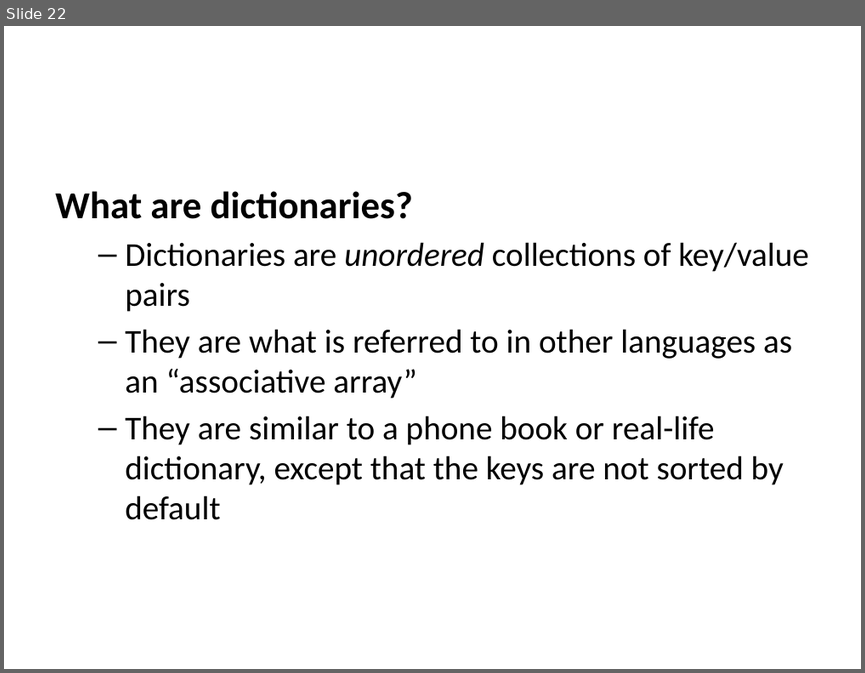
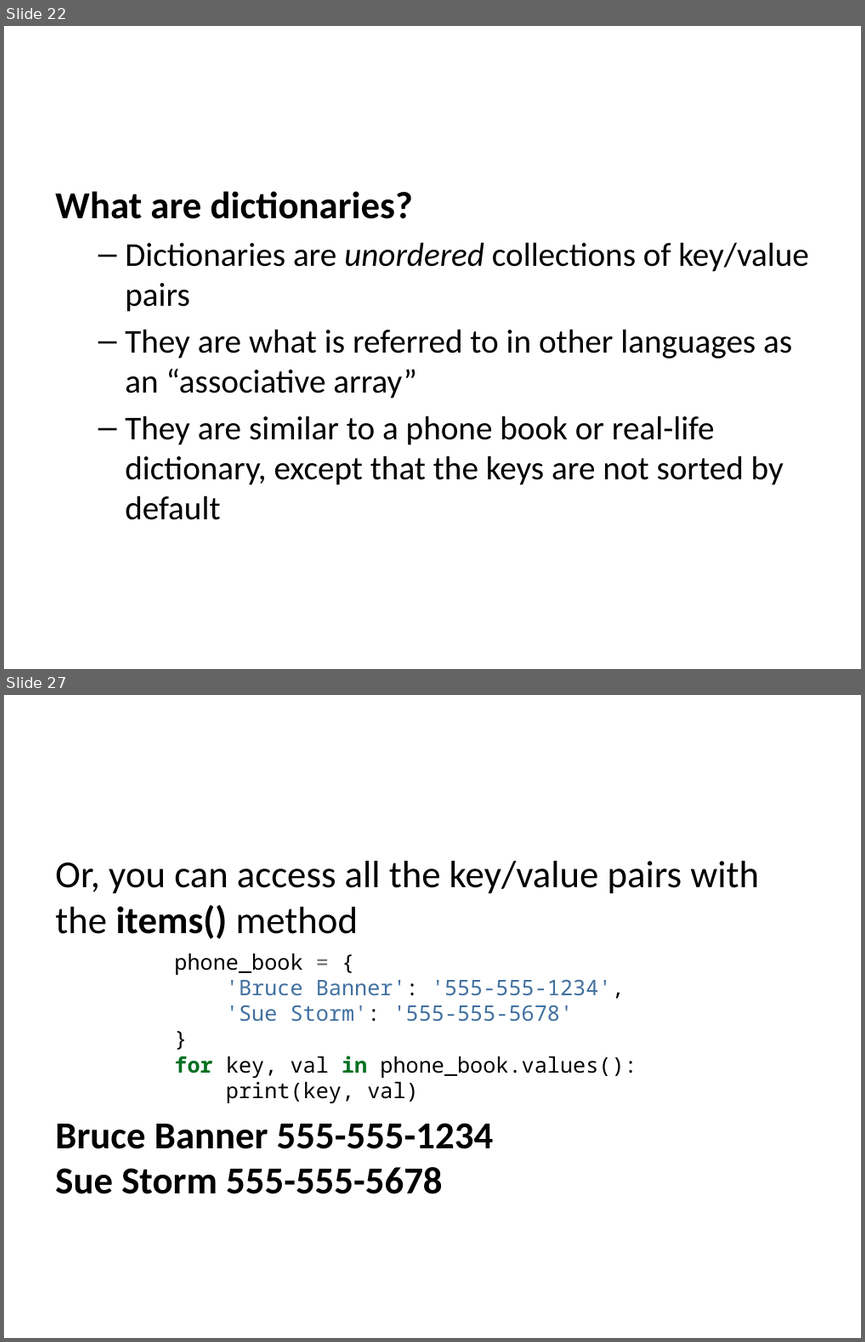
Before and after one commit to edsu/inst326, a slide deck: modules/module03/slides.pptx. Shown one above the other, each under a label of ours: slide 22 before the commit, slides 22 and 27 after it; the slides between them are not shown. The pictures are 865x673 and 865x1342 pixels, drawn with LibreOffice and Linux fonts; fonts in the diff are those of the drawing. Boxes give left, top, right and bottom in pixels: in the first picture for what was removed or moved away, otherwise in the second. Text is boxed around its words. In the diff, an @@ line names an element or a change of style, - is before the commit and + after.

```diff
--- a/modules/module03/slides.pptx
+++ b/modules/module03/slides.pptx
@@ slide 27 added at (x1=4, y1=695, x2=861, y2=1338), background #FFFFFF @@
@@ text added at (x1=55, y1=861, x2=759, y2=1194), 18 pt, text #000000 @@
+Or, you can access all the key/value pairs with the items() method
+phone_book = {
+'Bruce Banner': '555-555-1234',
+'Sue Storm': '555-555-5678'
+}
+for key, val in phone_book.values():
+print(key, val)
+Bruce Banner 555-555-1234
+Sue Storm 555-555-5678
```
Also in this commit, not shown: 8 slides changed, 5 other slides added, 2 slides removed, 4 other files.
